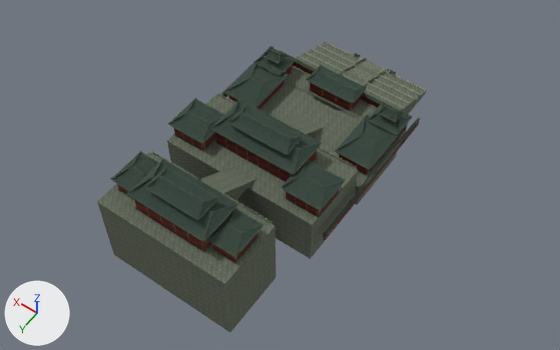
Renders of the Blender file art/temple/intro/temple_approach.blend from each side of a commit.
One viewpoint serves both versions: a 50 mm camera at (-109.2, 217.1, 238.0) aimed at (-6.5, 73.4, 12.1). The axes (+X, +Y, +Z) are drawn at lower left. The lights are the same throughout. The first picture is the older version.

The scene before the commit, as lines of its bpy script (objects in view):
```python
ob_temple_facade0 = bpy.data.objects.new('temple_facade0', me_temple_facade0)
ob_temple_facade0.location = (0.0, 0.0, 0.0)
ob_temple_facade1 = bpy.data.objects.new('temple_facade1', me_temple_facade1)
ob_temple_facade1.location = (0.0, 0.0, 0.0)
ob_temple_halls0 = bpy.data.objects.new('temple_halls0', me_temple_halls0)
ob_temple_halls0.location = (0.0, 0.0, 0.0)
ob_temple_halls1 = bpy.data.objects.new('temple_halls1', me_temple_halls1)
ob_temple_halls1.location = (0.0, 0.0, 0.0)
ob_temple_halls2 = bpy.data.objects.new('temple_halls2', me_temple_halls2)
ob_temple_halls2.location = (0.0, 0.0, 0.0)
```
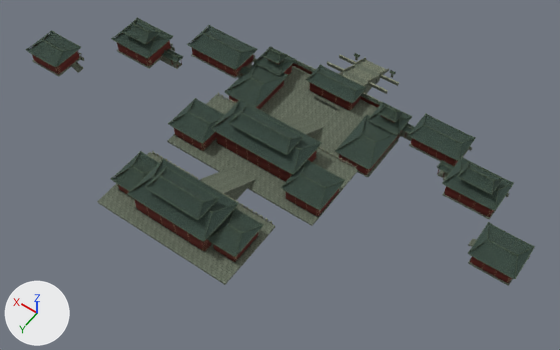
Boxes [x1, y1, x2, y2] around the edits, measured in the pictures (560 x 350 px):
'temple_halls1', reshaped (20% shorter)
    before: [97, 92, 357, 333]
    after: [97, 92, 357, 285]
'temple_halls0', reshaped (8% narrower, 22% shorter)
    before: [167, 46, 420, 259]
    after: [167, 60, 399, 226]
'temple_halls2', reshaped (138% wider, 34% taller)
    before: [111, 151, 272, 263]
    after: [111, 113, 495, 263]
'temple_halls3', added
    after: [117, 25, 535, 286]
'temple_facade0', reshaped
    before: [280, 41, 426, 141]
    after: [284, 55, 409, 141]
'temple_halls4', added
    after: [26, 17, 454, 178]
'temple_halls5', added
    after: [160, 49, 454, 173]
part 1 of me_temple_facade0, deleted
    before: [280, 41, 426, 140]
part 2 of me_temple_facade0, cut back
    after: [292, 60, 399, 134]
part 3 of me_temple_facade0, added
    after: [339, 55, 356, 65]
part 4 of me_temple_facade0, added
    after: [327, 62, 345, 73]
part 5 of me_temple_facade0, added
    after: [380, 74, 399, 86]
part 6 of me_temple_facade0, added
    after: [368, 82, 388, 94]
part 7 of me_temple_halls0, deleted
    before: [168, 46, 420, 259]
part 8 of me_temple_halls0, cut back (mostly hidden afterwards)
    before: [167, 141, 358, 231]
    after: [167, 141, 358, 226]
part 9 of me_temple_halls1, deleted
    before: [99, 121, 289, 333]
part 10 of me_temple_halls1, cut back (mostly hidden afterwards)
    before: [98, 202, 275, 290]
    after: [98, 202, 275, 285]
part 11 of me_temple_halls2, added
    after: [408, 113, 495, 219]

The change, as a list of edits to the scene's bpy script:
```text
Change me_temple_facade0:
    remove me_temple_facade0.from_pydata(...)  # 45000 vertices, 11265 faces; spans x -32.6..30.6, y -8.6..35.0, z 0.0..18.9
    add me_temple_facade0.from_pydata(...)  # 45000 vertices, 11265 faces; spans x -33.5..30.5, y -8.6..35.7, z 0.0..18.9
    me_temple_facade0 part 1: 5123 loose pieces with 20452 vertices, spanning x -30.6..30.6, y -5.8..33.0, z 0.0..15.0, are deleted
    me_temple_facade0 part 2: 126 vertices removed from x -30.5..30.5, y 20.0..33.0, z 7.2..8.1; 20122 vertices added at x -33.5..30.5, y 18.6..35.7, z 9.4..18.7
    me_temple_facade0 part 3: 116 vertices added at x 5.8..14.9, y -1.4..-0.6, z 2.2..3.7
    me_temple_facade0 part 4: 116 vertices added at x 5.8..14.9, y 8.6..9.4, z 5.8..7.3
    me_temple_facade0 part 5: 112 vertices added at x -14.9..-5.8, y -1.4..-0.6, z 2.2..3.7
    me_temple_facade0 part 6: 112 vertices added at x -14.9..-5.8, y 8.6..9.4, z 5.8..7.3
    other edits to the shape of me_temple_facade0 do not show in these pictures
Change me_temple_halls0:
    remove me_temple_halls0.from_pydata(...)  # 45000 vertices, 11265 faces; spans x -35.6..35.6, y 20.5..90.5, z 0.0..33.2
    add me_temple_halls0.from_pydata(...)  # 45000 vertices, 11265 faces; spans x -33.6..33.6, y 32.0..90.5, z 10.2..34.6
    me_temple_halls0 part 7: 984 loose pieces with 3936 vertices, spanning x -35.6..35.6, y 20.5..90.5, z 0.0..18.9, are deleted
    me_temple_halls0 part 8: 116 vertices removed from x -32.0..32.0, y 61.5..90.5, z 18.0..18.9; 756 vertices added at x -32.0..32.0, y 61.5..90.5, z 20.9
    other edits to the shape of me_temple_halls0 do not show in these pictures
Change me_temple_halls1:
    remove me_temple_halls1.from_pydata(...)  # 45000 vertices, 11265 faces; spans x -33.1..33.1, y 61.3..130.0, z 0.0..42.8
    add me_temple_halls1.from_pydata(...)  # 45000 vertices, 11265 faces; spans x -33.1..33.1, y 61.3..130.0, z 21.0..42.8
    me_temple_halls1 part 9: 995 loose pieces with 3980 vertices, spanning x -26.5..26.5, y 73.0..130.0, z 0.0..34.6, are deleted
    me_temple_halls1 part 10: 100 vertices removed from x -26.5..26.5, y 104.0..130.0, z 28.8..29.5; 604 vertices added at x -26.5..26.5, y 104.0..130.0, z 31.7
    other edits to the shape of me_temple_halls1 do not show in these pictures
Change me_temple_halls2:
    remove me_temple_halls2.from_pydata(...)  # 36084 vertices, 9041 faces; spans x -25.6..25.6, y 103.8..125.8, z 31.8..46.3
    add me_temple_halls2.from_pydata(...)  # 45000 vertices, 11275 faces; spans x -79.1..25.6, y 21.0..125.7, z 11.4..46.3
    me_temple_halls2 part 11: 12888 vertices added at x -79.1..-35.1, y 21.0..51.6, z 11.4..24.2
    other edits to the shape of me_temple_halls2 do not show in these pictures
Add ob_temple_halls5:
    ob_temple_halls5 = bpy.data.objects.new('temple_halls5', me_temple_halls5)  # 19684 vertices, 4936 faces; spans x -64.3..67.3, y 38.9..58.1, z 12.5..24.1; in mat_temple___painted_stone__red_timber_and_grey_tiles (picture img_temple___weathered_256px_atlas)
    ob_temple_halls5.location = (0.0, 0.0, 0.0)
Add ob_temple_halls4:
    ob_temple_halls4 = bpy.data.objects.new('temple_halls4', me_temple_halls4)  # 45000 vertices, 11270 faces; spans x -64.0..97.0, y 27.0..95.0, z 12.0..37.0; in mat_temple___painted_stone__red_timber_and_grey_tiles (picture img_temple___weathered_256px_atlas)
    ob_temple_halls4.location = (0.0, 0.0, 0.0)
Add ob_temple_halls3:
    ob_temple_halls3 = bpy.data.objects.new('temple_halls3', me_temple_halls3)  # 45000 vertices, 11270 faces; spans x -97.0..80.0, y 32.0..76.0, z 14.0..33.0; in mat_temple___painted_stone__red_timber_and_grey_tiles (picture img_temple___weathered_256px_atlas)
    ob_temple_halls3.location = (0.0, 0.0, 0.0)
```
